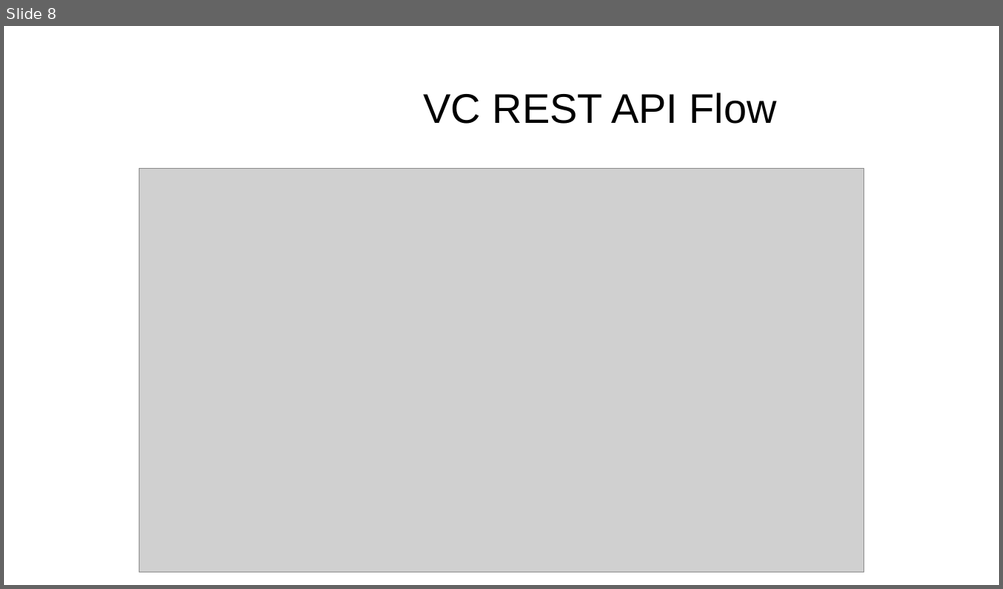
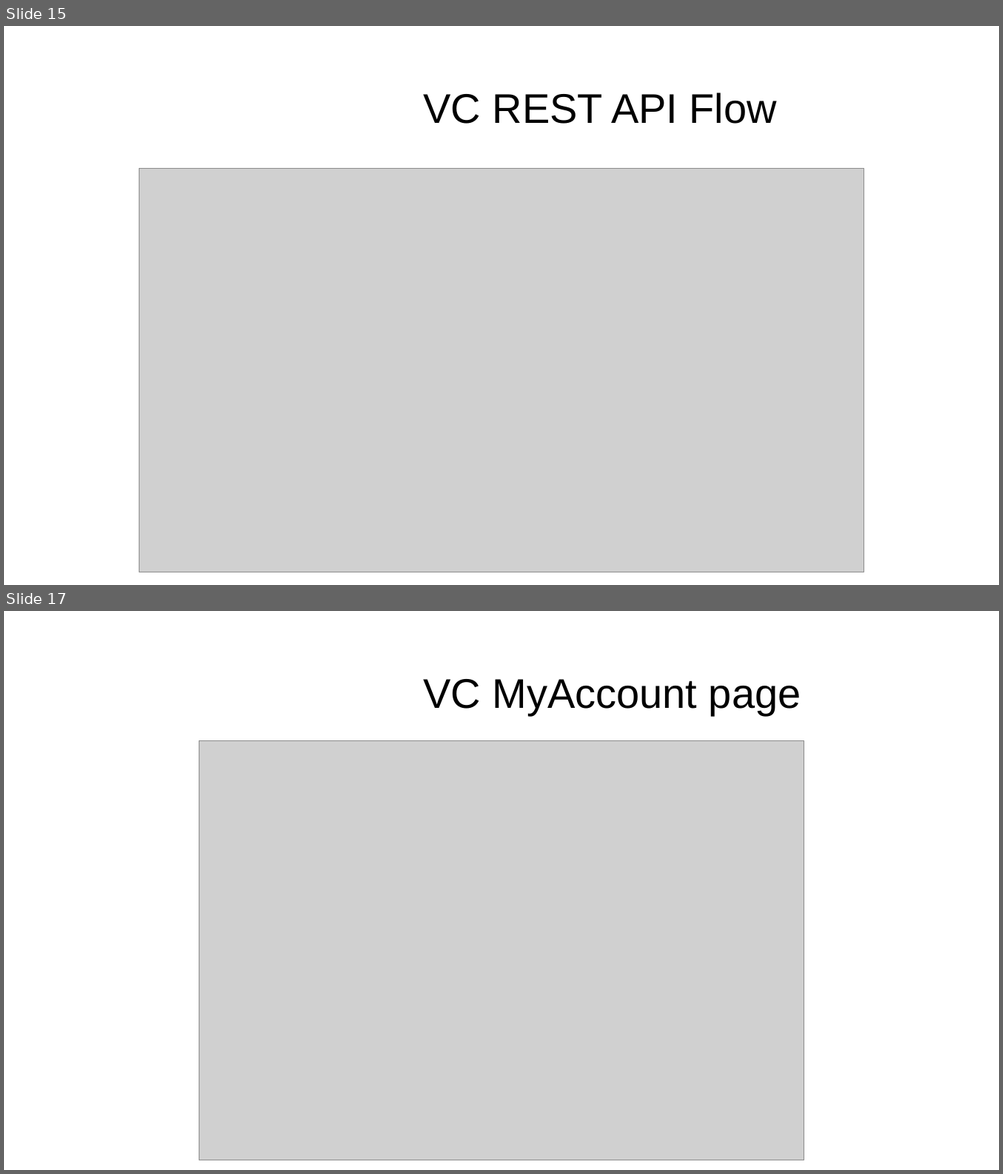
Before and after one commit to rbrayb/Presentations, a slide deck: Entra-CIAM-and-VC/Entra-CIAM-and-VC.pptx. Shown one above the other, each under a label of ours: slide 8 before the commit, slides 15 and 17 after it; the slides between them are not shown. The pictures are 1003x589 and 1003x1174 pixels, drawn with LibreOffice and Linux fonts; fonts in the diff are those of the drawing; grey boxes stand for pictures; background and template pictures are left out. Boxes give left, top, right and bottom in pixels: in the first picture for what was removed or moved away, otherwise in the second. Text is boxed around its words. In the diff, an @@ line names an element or a change of style, - is before the commit and + after.

```diff
--- a/Entra-CIAM-and-VC/Entra-CIAM-and-VC.pptx
+++ b/Entra-CIAM-and-VC/Entra-CIAM-and-VC.pptx
@@ slide 17 added at [4, 611, 999, 1170], background #FFFFFF @@
@@ text added at [423, 679, 801, 715], 40 pt, text #000000 @@
+VC MyAccount page
@@ picture added at [199, 741, 803, 1161] @@
@@ what was slide 8 is now slide 15 @@
```
Also in this commit, not shown: 3 slides changed, 14 other slides added, 3 slides removed.
